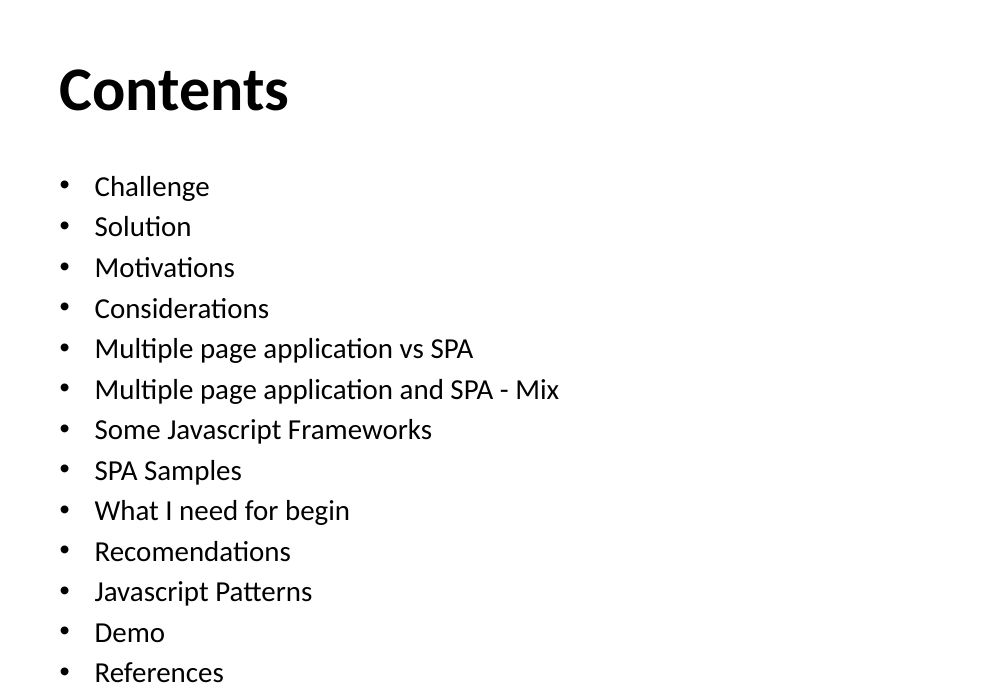
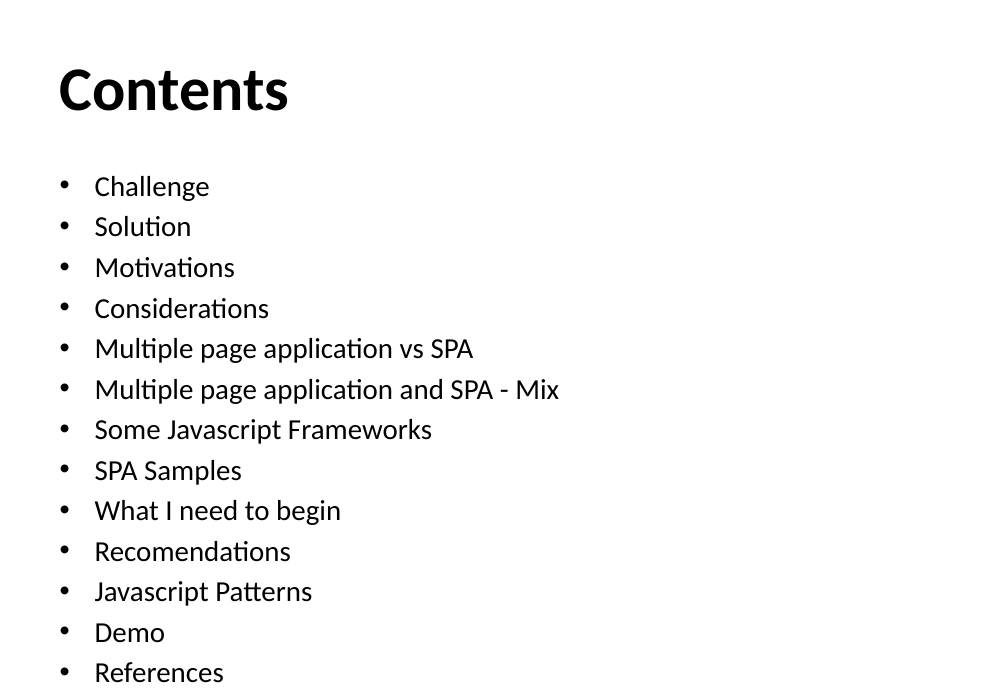
Before and after one commit to monica85rodrigues/presentation-netponto-spa, a slide deck: slide 3 of Relax, it's SPA time.pptx. Drawn at 1008x698 pixels with LibreOffice and Linux fonts; fonts in the diff are those of the drawing; background and template pictures are left out. Boxes give left, top, right and bottom in pixels: in the first picture for what was removed or moved away, otherwise in the second. Text is boxed around its words. In the diff, an @@ line names an element or a change of style, - is before the commit and + after.

```diff
--- a/Relax, it's SPA time.pptx
+++ b/Relax, it's SPA time.pptx
@@ text at (95,500,341,525): text changed @@
-• What I need for begin
+• What I need to begin
```
Also in this commit, not shown: 8 other slides changed.
